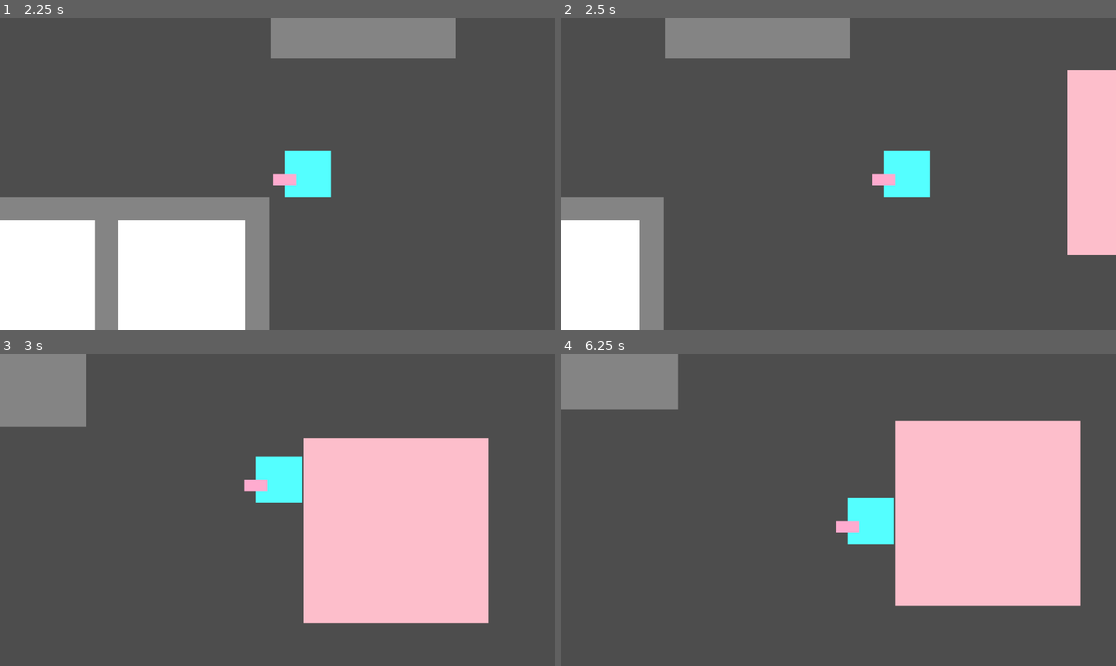
Above: before the commit, frames 1-4 (two rows, left to right).
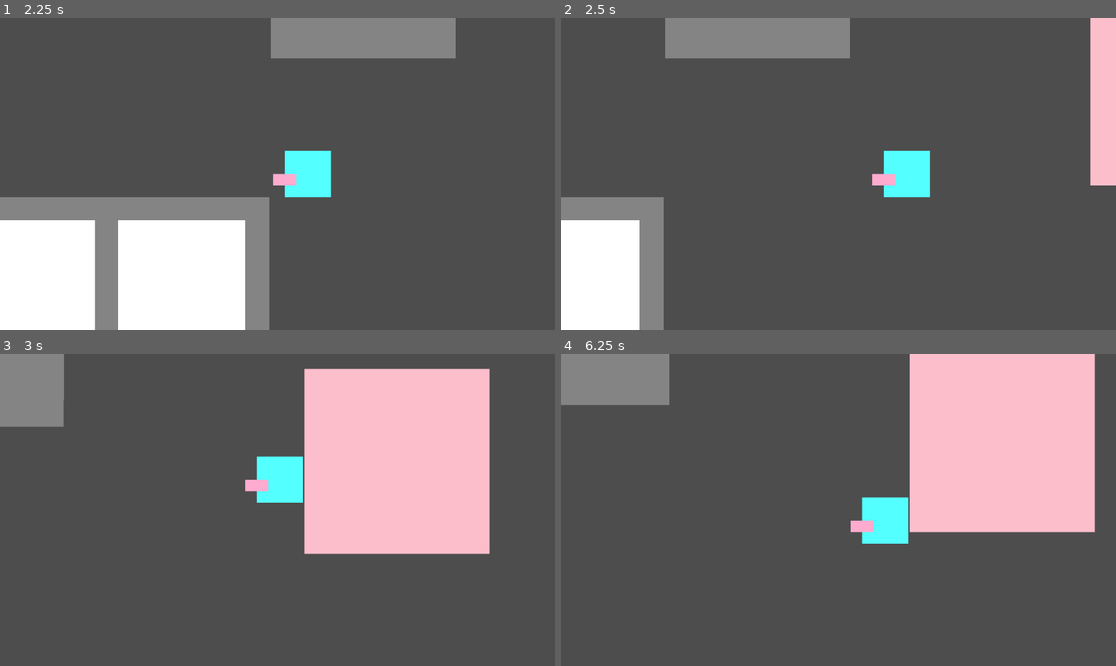
Above: after the commit, the same moments.

Repository: 127333hwy/ONYX-studio
Game: Godot game, scene res://prototype.tscn
The game is run twice, just before and just after one commit, with the same random seed, the same clock (stepped at 60 frames per second) and the same inputs.
Inputs:
- Up to frame 1 (2.25 s): tap Enter at 0.5 s; hold Right (move_right) 0.53-1.28 s; tap E (interact) at 0.6, 1.35, 2.1 s; hold Down (move_down) 1.28-2.03 s; hold Right (move_right) from 2.03 s (still down)
- Up to frame 2 (2.5 s): keep holding Right (move_right)
- Up to frame 3 (3 s): release Right (move_right) at 2.78 s; hold W (move_up) from 2.78 s (still down); tap E (interact) at 2.85 s
- Up to frame 4 (6.25 s): release W (move_up) at 3.53 s; hold Left (move_left) 3.53-5.03 s; tap E (interact) every 0.75 s from 3.6 to 5.85 s; tap Space at 5 s; hold Down (move_down) 5.03-5.78 s; hold Right (move_right) from 5.78 s (still down)

Frame 1 is identical in both runs. In frame 2, 4.3% of the frame differs, in the area x 91-100%, y 0-76%; in frame 3, 16%; in frame 4, 18%, in the area x 0-97%, y 0-81%.

Commit message:
finish customer spawner still need bubbles

Diff:
--- a/customer.gd
+++ b/customer.gd
@@ -18,6 +18,7 @@
 func _ready() -> void:
 	hide_bubble()
 
+
 func set_target(pos:Vector2):
 	target_position = pos
 	arrived = false
@@ -30,10 +31,12 @@
 func show_bubble():
 	bubble_bg.visible = true
 	bubble_label.visible = true
+	print("bubble")
 
 func hide_bubble():
 	bubble_bg.visible = false
 	bubble_label.visible = false
+	print("nobubble")
 
 func leave_resturant():
 	leaving = true
--- a/customer.tscn
+++ b/customer.tscn
@@ -6,7 +6,6 @@
 size = Vector2(24, 32)
 
 [node name="Customer" type="CharacterBody2D"]
-position = Vector2(16, -8)
 script = ExtResource("1_00dqi")
 
 [node name="Body" type="Polygon2D" parent="."]
@@ -34,9 +33,12 @@
 theme_override_font_sizes/font_size = 8
 horizontal_alignment = 1
 vertical_alignment = 1
+metadata/_edit_use_anchors_ = true
 
 [node name="BubbleBG" type="ColorRect" parent="Bubble"]
-offset_left = -16.0
+offset_left = -8.0
 offset_top = -12.0
-offset_right = 32.0
+offset_right = 40.0
 offset_bottom = 13.0
+size_flags_horizontal = 6
+metadata/_edit_use_anchors_ = true
--- a/customer_spawner.gd
+++ b/customer_spawner.gd
@@ -18,7 +18,7 @@
 	add_child(customer)
 
 	customer.global_position = get_tree().root.find_child("SpawnPoint", true, false).global_position
-	#customer.exit_position =get_tree().root.find_child("SpawnPoint", true, false).global_position
+	customer.exit_position =get_tree().root.find_child("SpawnPoint", true, false).global_position
 
 	customer.my_table = target_table
 	target_table.occupied = true
--- a/prototype.tscn
+++ b/prototype.tscn
@@ -103,16 +103,16 @@
 polygon = PackedVector2Array(768, 8, 768, 88, 1081.3, 88, 1408.5, 86.2756, 1406.03, 43.1378, 1408.5, 0, 768, 0)
 
 [node name="Table" parent="Tables" groups=["tables"] instance=ExtResource("1_72gul")]
-position = Vector2(512, 88)
+position = Vector2(896, 232)
 
 [node name="Table2" parent="Tables" groups=["tables"] instance=ExtResource("1_72gul")]
-position = Vector2(736, 88)
+position = Vector2(1136, 232)
 
 [node name="Table3" parent="Tables" groups=["tables"] instance=ExtResource("1_72gul")]
-position = Vector2(512, 320)
+position = Vector2(896, 448)
 
 [node name="Table4" parent="Tables" groups=["tables"] instance=ExtResource("1_72gul")]
-position = Vector2(736, 320)
+position = Vector2(1136, 448)
 
 [node name="Timer" type="Timer" parent="."]
 wait_time = 5.0
@@ -192,13 +192,13 @@
 [node name="Polygon2D2" type="Polygon2D" parent="Stoves"]
 position = Vector2(-424, -416)
 scale = Vector2(1, 1.27273)
-color = Color(0.491495, 0.83283, 0.347415, 1)
+color = Color(1, 0.639216, 0.129412, 1)
 polygon = PackedVector2Array(528, 544, 432, 544, 432, 632, 528, 632)
 
 [node name="Polygon2D3" type="Polygon2D" parent="Stoves"]
 position = Vector2(-424, -544)
 scale = Vector2(1, 1.27273)
-color = Color(0.491495, 0.83283, 0.347415, 1)
+color = Color(1, 0.639216, 0.129412, 1)
 polygon = PackedVector2Array(528, 544, 432, 544, 432, 632, 528, 632)
 
 [connection signal="timeout" from="Timer" to="CustomerSpawner" method="_on_timer_timeout"]
--- a/table.tscn
+++ b/table.tscn
@@ -6,20 +6,18 @@
 size = Vector2(130, 128)
 
 [node name="Table" type="StaticBody2D"]
-position = Vector2(-376, -184)
 script = ExtResource("1_ao2ys")
 
 [node name="Polygon2D" type="Polygon2D" parent="."]
-position = Vector2(-8, -8)
+position = Vector2(-376, -184)
 color = Color(0.995403, 0.746965, 0.799315, 1)
 polygon = PackedVector2Array(320, 128, 448, 128, 448, 256, 320, 256)
 
 [node name="CollisionShape2D" type="CollisionShape2D" parent="."]
-position = Vector2(376, 184)
+position = Vector2(8, 8)
 shape = SubResource("RectangleShape2D_pdj1t")
 
 [node name="Sitpoint" type="Marker2D" parent="."]
-position = Vector2(375, 184)
+position = Vector2(-1, 0)
 
 [node name="DishSpawnPoint" type="Marker2D" parent="."]
-position = Vector2(376, 184)
